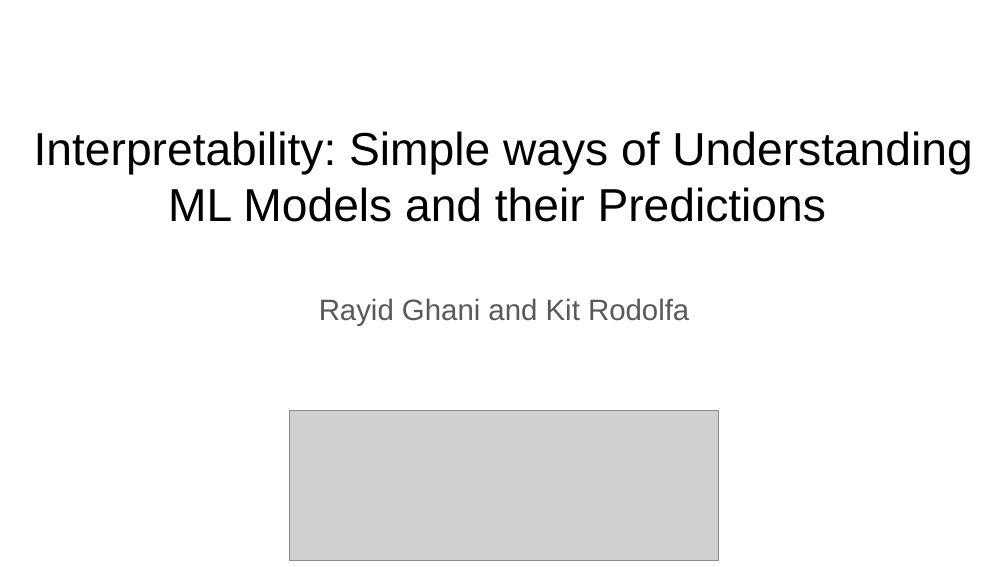
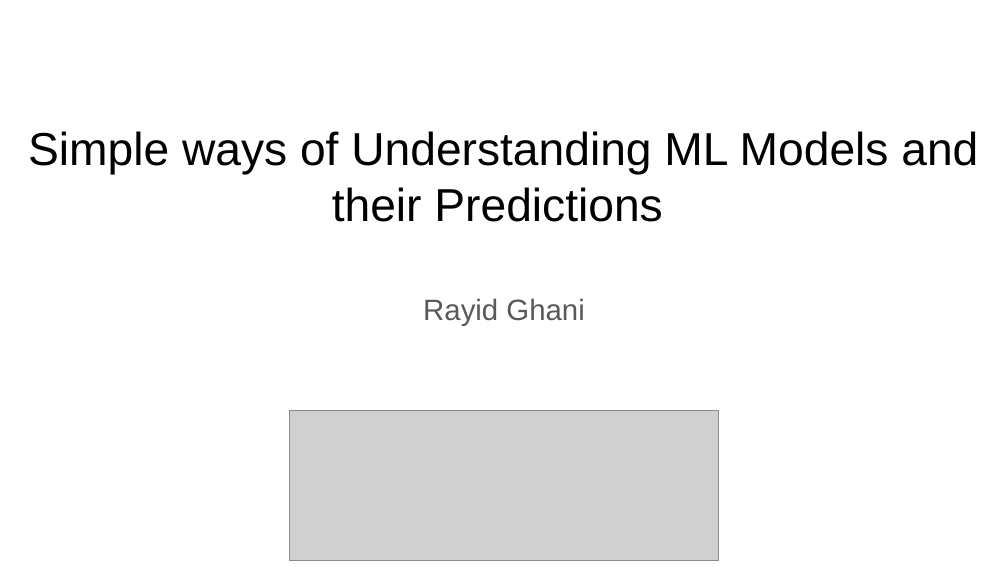
Before and after one commit to dssg/MLinPractice, a slide deck: slide 1 of Lectures/Lecture14-UnderstandingModels.pptx. Drawn at 1008x567 pixels with LibreOffice and Linux fonts; fonts in the diff are those of the drawing; grey boxes stand for pictures. Boxes give left, top, right and bottom in pixels: in the first picture for what was removed or moved away, otherwise in the second. Text is boxed around its words. In the diff, an @@ line names an element or a change of style, - is before the commit and + after.

```diff
--- a/Lectures/Lecture14-UnderstandingModels.pptx
+++ b/Lectures/Lecture14-UnderstandingModels.pptx
@@ text at box(28, 131, 978, 222): text changed @@
-Interpretability: Simple ways of Understanding ML Models and their Predictions
+Simple ways of Understanding ML Models and their Predictions
@@ text at box(423, 298, 584, 326): text changed @@
-Rayid Ghani and Kit Rodolfa
+Rayid Ghani
```
Also in this commit, not shown: 6 other slides changed, 2 slides added, 2 slides removed, 1 other file.
